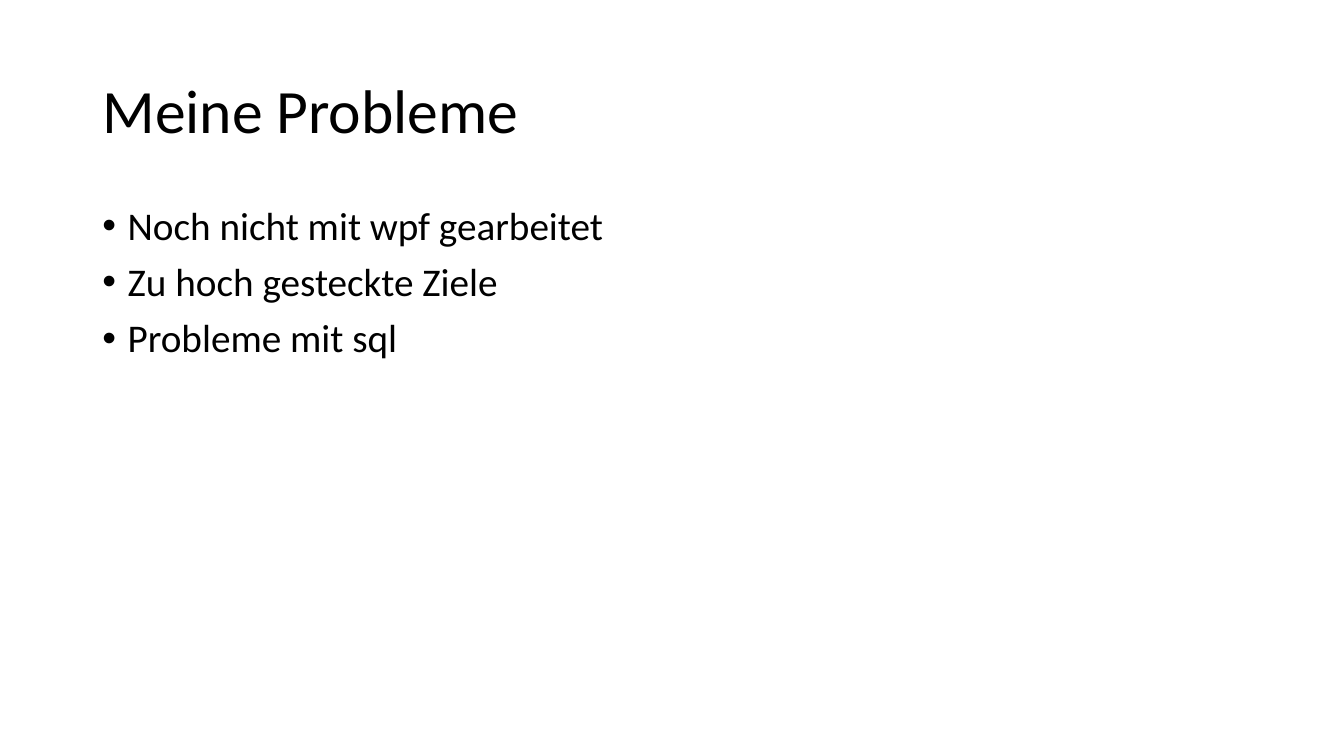
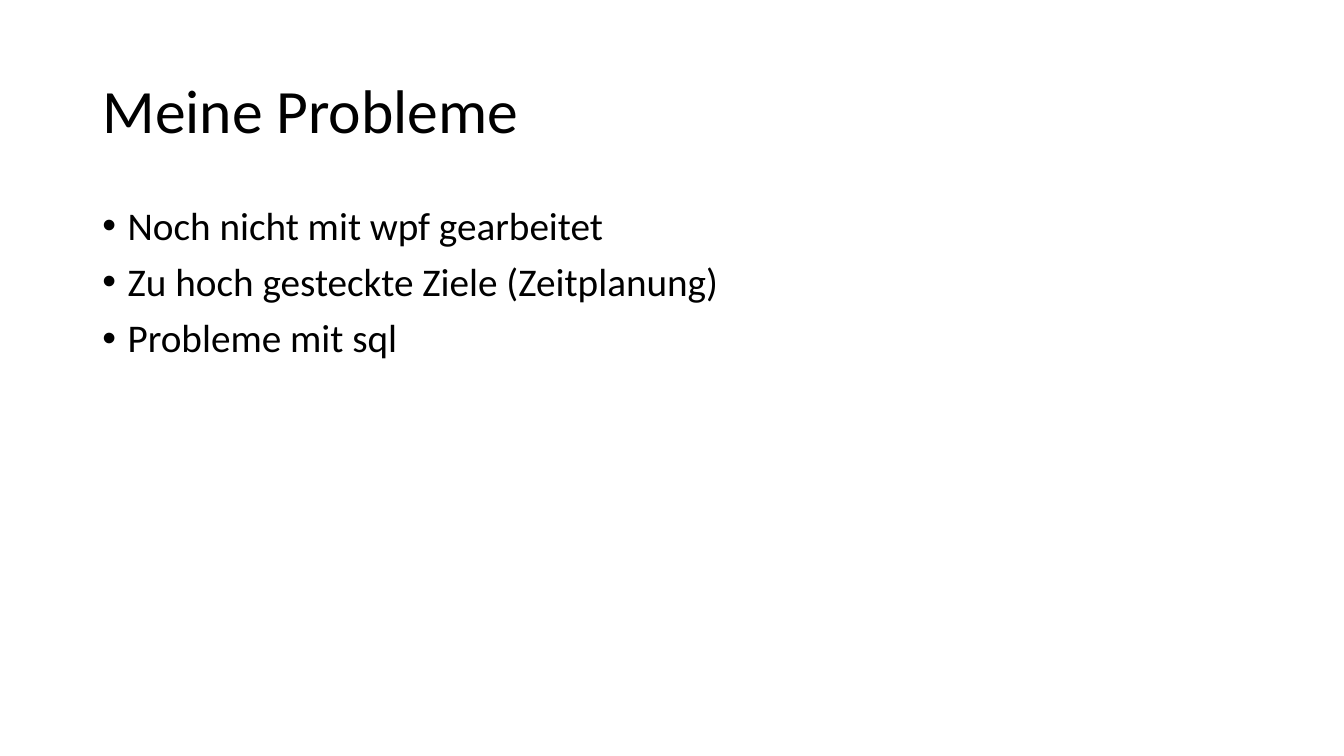
Before and after one commit to huiTaco/blj-projekt, a slide deck: slide 7 of program.pptx (slide 6 before the commit). Drawn at 1344x756 pixels with LibreOffice and Linux fonts; fonts in the diff are those of the drawing. Boxes give left, top, right and bottom in pixels: in the first picture for what was removed or moved away, otherwise in the second. Text is boxed around its words. In the diff, an @@ line names an element or a change of style, - is before the commit and + after.

```diff
--- a/program.pptx
+++ b/program.pptx
@@ text at (x1=128, y1=267, x2=717, y2=303): text changed @@
-• Zu hoch gesteckte Ziele
+• Zu hoch gesteckte Ziele (Zeitplanung)
```
Also in this commit, not shown: 3 other slides changed, 1 slide added, 2 other files.
